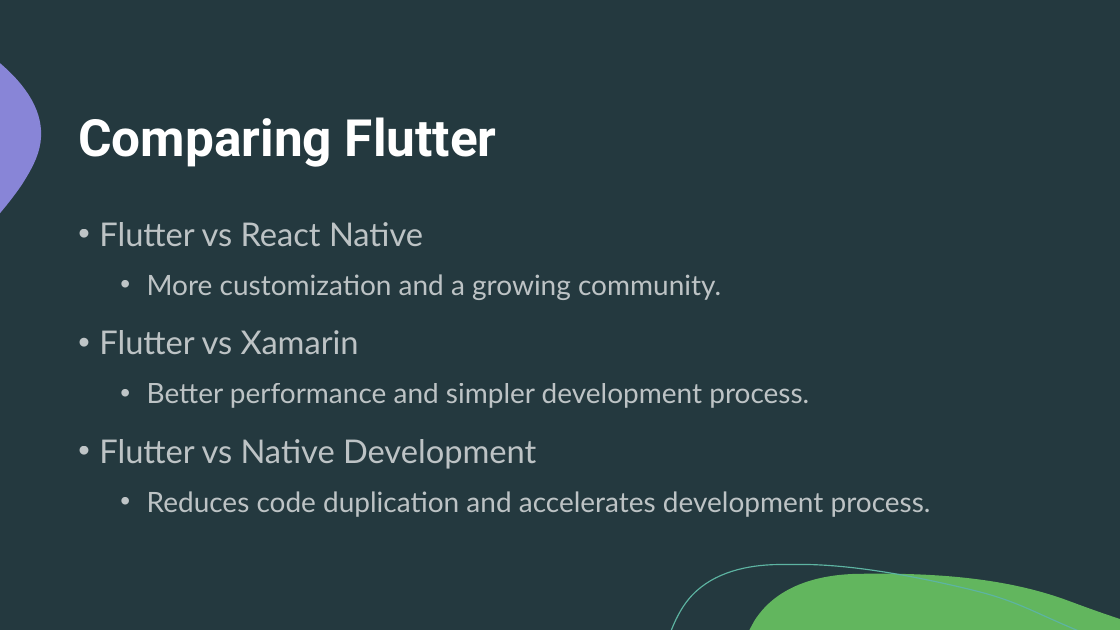
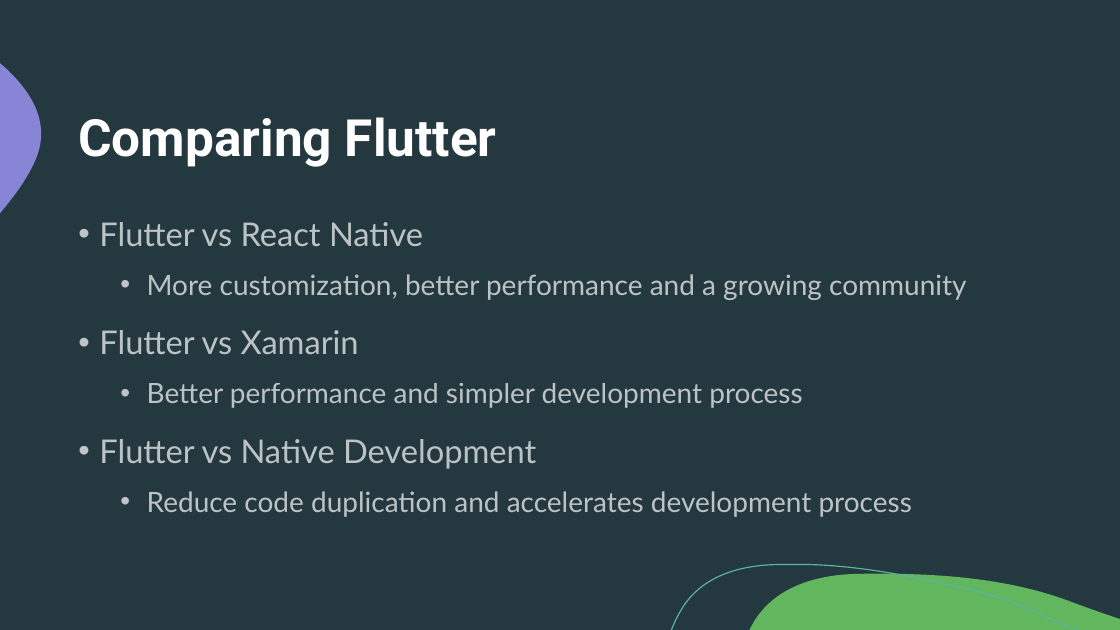
Before and after one commit to Magjin/ePortfolio_flutter, a slide deck: slide 10 of Flutter.pptx. Drawn at 1120x630 pixels with LibreOffice and Linux fonts; fonts in the diff are those of the drawing. Boxes give left, top, right and bottom in pixels: in the first picture for what was removed or moved away, otherwise in the second. Text is boxed around its words. In the diff, an @@ line names an element or a change of style, - is before the commit and + after.

```diff
--- a/Flutter.pptx
+++ b/Flutter.pptx
@@ text at <box>147,274,966,300</box>: text changed @@
-  • More customization and a growing community.
+  • More customization, better performance and a growing community
@@ text at <box>147,383,802,408</box>: text changed @@
-  • Better performance and simpler development process.
+  • Better performance and simpler development process
@@ text at <box>147,491,912,517</box>: text changed @@
-  • Reduces code duplication and accelerates development process.
+  • Reduce code duplication and accelerates development process
```
Also in this commit, not shown: 12 other slides changed.
